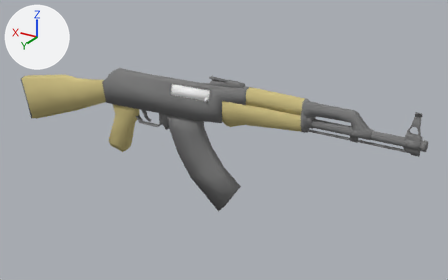
A saved change to the Blender file assets/ak47.blend.
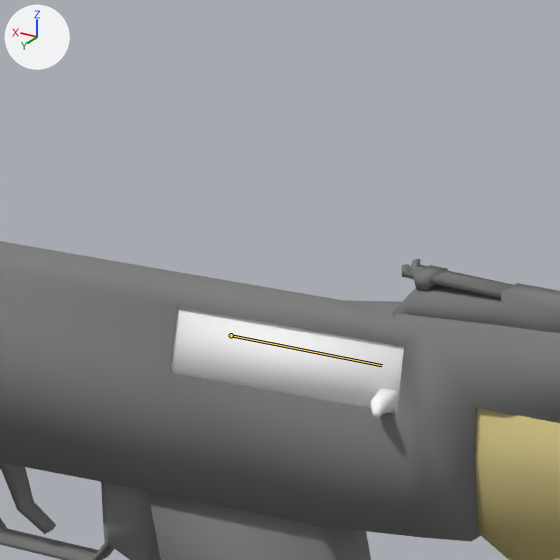
There are two pictures of each version: one whole from a 50 mm camera at (-6.52, 9.7, 6.42) aimed at (-0.48, -0.36, 1.39), one close up on the part from 32% to 53% of the width and 12% to 45% of the height. The axes (+X, +Y, +Z) are drawn at upper left. The lights are the same throughout. The older version's two pictures come first. The bones that bend it are drawn over the model as lines in the close-ups.
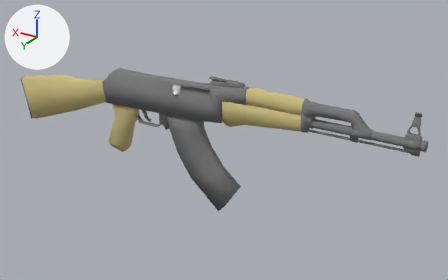
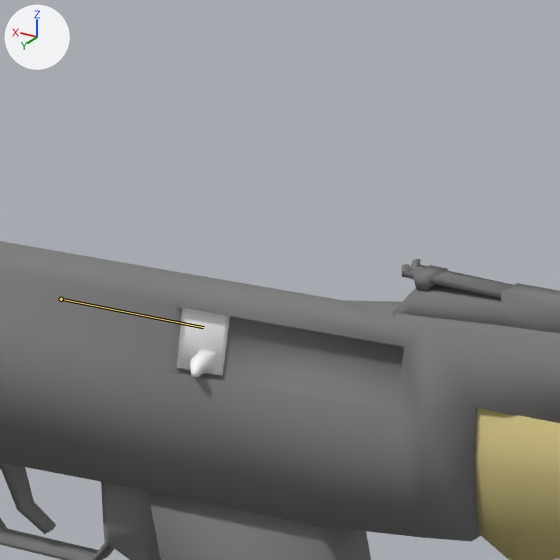
The newer file adds an action. The first version stands in its rest pose; the second is drawn at frame 3 of the action 'Action'.

Boxes [x1, y1, x2, y2] around the edits, measured in the close-ups (560 x 560 px):
'Cube', posed
    both: [0, 241, 560, 560]
bone 'Bolt', root to tip
    before: (231, 335) to (382, 365)
    after: (61, 299) to (203, 327)

What changed in the scene script:
```text
Change bone_bolt:
    where bone_bolt = bpy.data.objects['Armature'].pose.bones['Bolt']
    bone_bolt.location: (0.0, 0.0, 0.0) -> (0.0, -0.73, 0.023)
```
